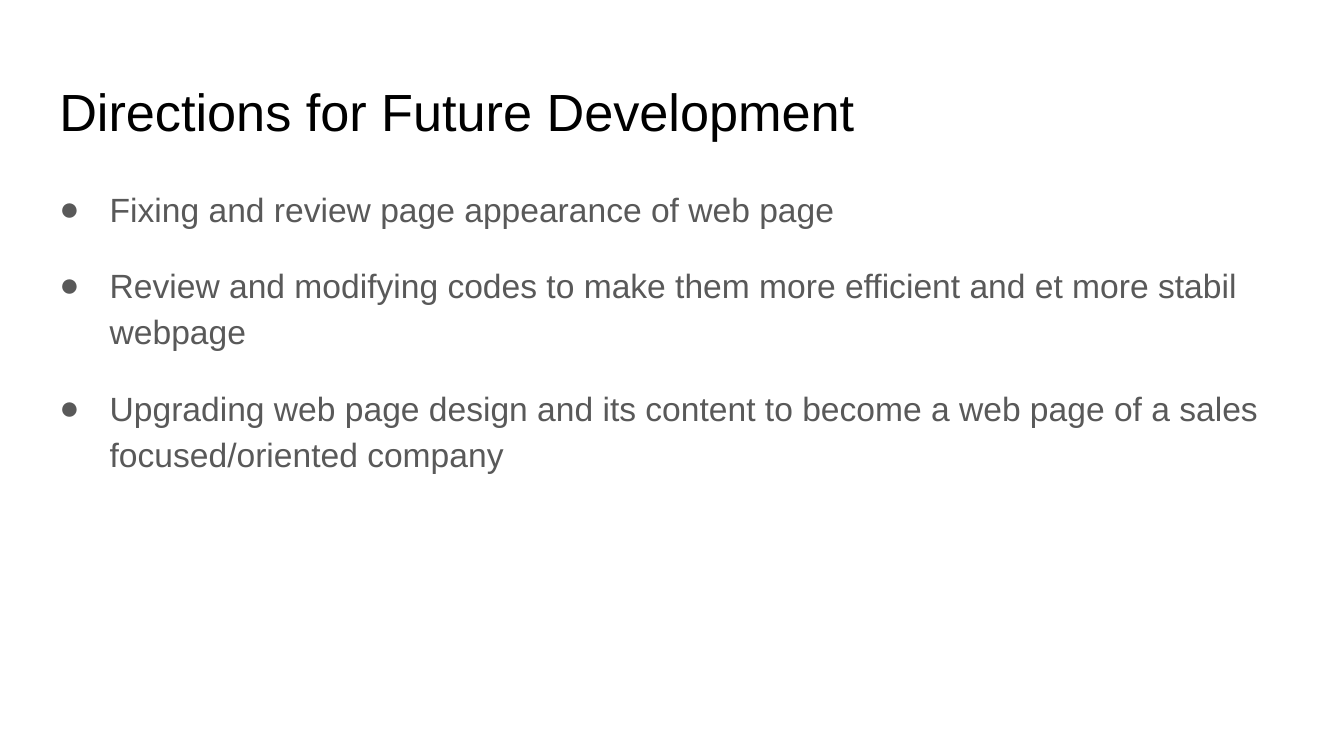
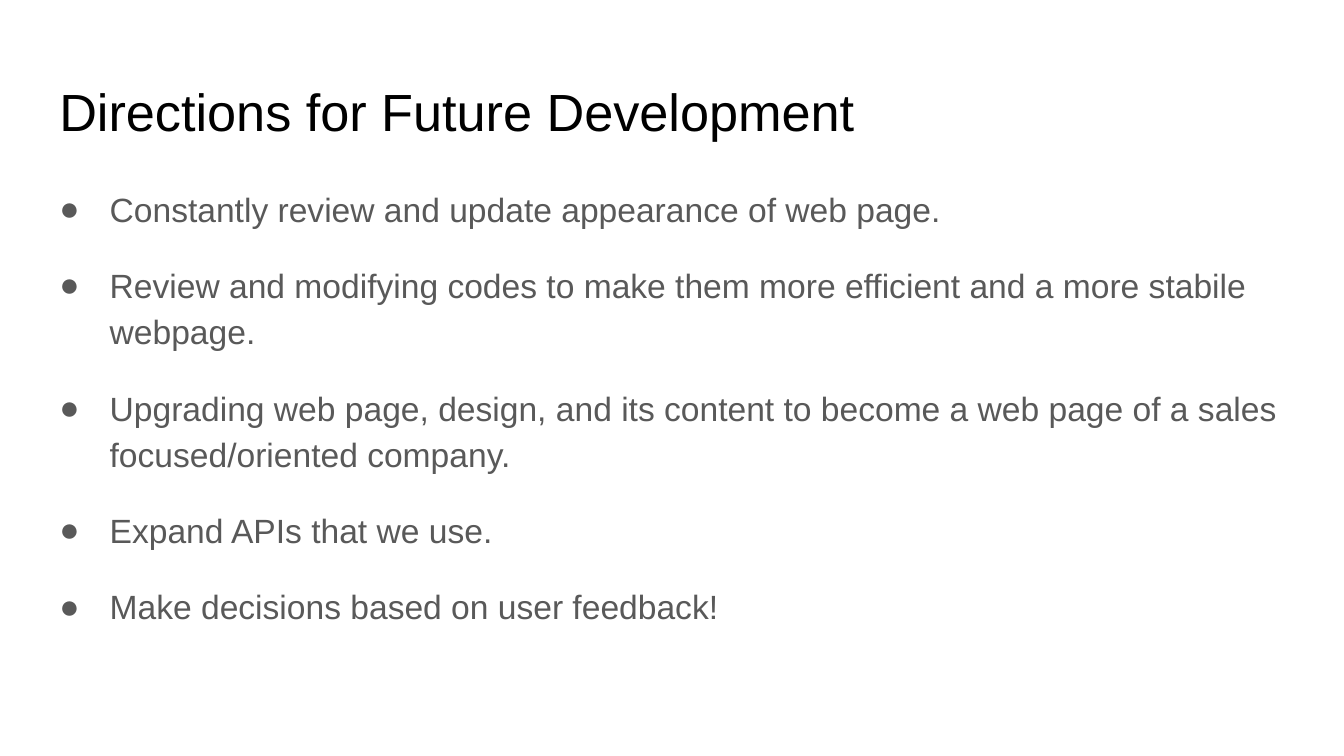
Before and after one commit to harrymac1972/vegas-baby, a slide deck: slide 6 of assets/documents/Las Vegas Trip Organizer Presentation.pptx. Drawn at 1344x756 pixels with LibreOffice and Linux fonts; fonts in the diff are those of the drawing. Boxes give left, top, right and bottom in pixels: in the first picture for what was removed or moved away, otherwise in the second. Text is boxed around its words. In the diff, an @@ line names an element or a change of style, - is before the commit and + after.

```diff
--- a/assets/documents/Las Vegas Trip Organizer Presentation.pptx
+++ b/assets/documents/Las Vegas Trip Organizer Presentation.pptx
@@ text at (x1=110, y1=197, x2=1276, y2=620): text changed @@
-● Fixing and review page appearance of web page
-● Review and modifying codes to make them more efficient and et more stabil webpage
-● Upgrading web page design and its content to become a web page of a sales focused/oriented company
+● Constantly review and update appearance of web page.
+● Review and modifying codes to make them more efficient and a more stabile webpage.
+● Upgrading web page, design, and its content to become a web page of a sales focused/oriented company.
+● Expand APIs that we use.
+● Make decisions based on user feedback!
```
Also in this commit, not shown: 3 other slides changed.
